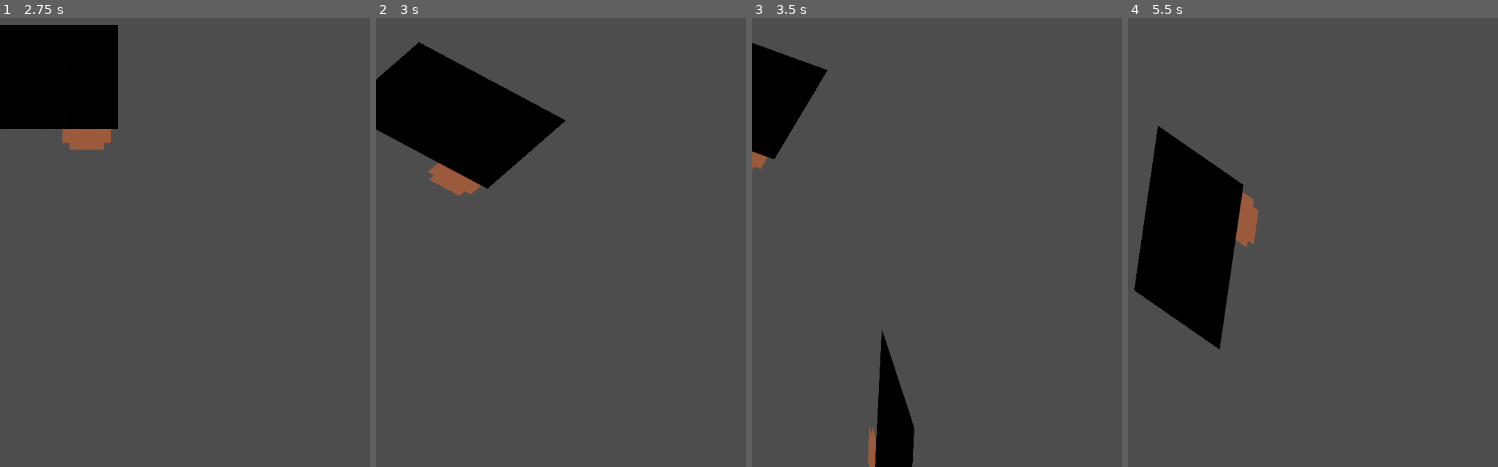
Above: before the commit, frames 1-4 (left to right).
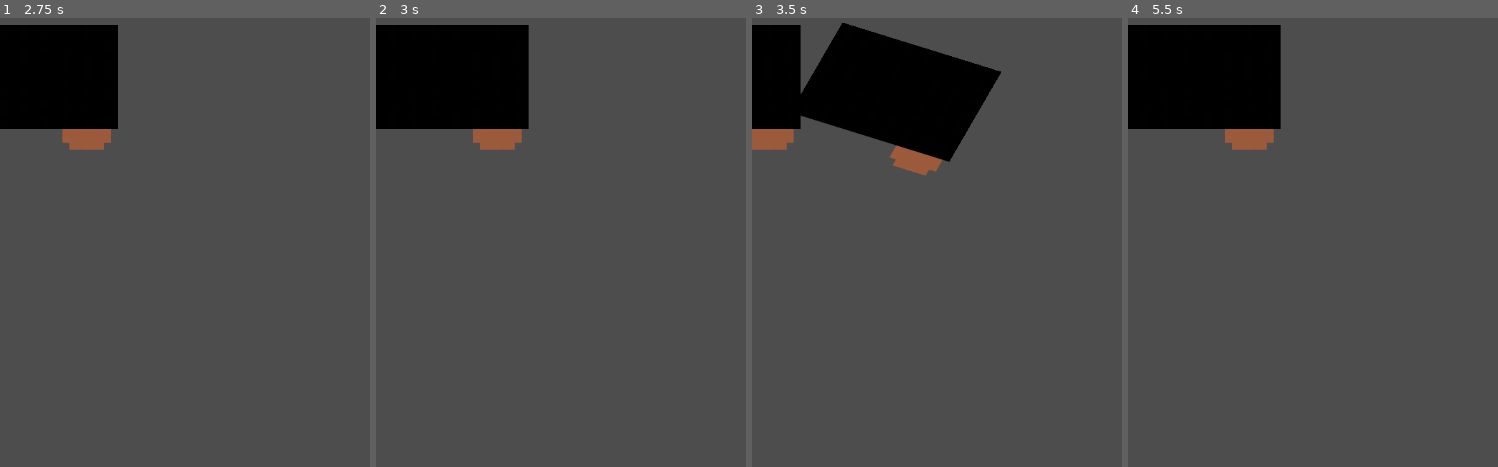
Above: after the commit, the same moments.

Repository: pancake-ninja-game/pancake-ninja
Game: Godot game, scene res://scenes/main.tscn
Two runs of this game, one before a commit and one after it. Both use one fixed random seed, a clock stepped at 60 frames per second and the inputs below.
Inputs (mouse positions are in pixels of both pictures, inside the frame that each line leads up to):
- Up to frame 1 (2.75 s): tap Enter at 0.5 s; move the mouse to (outside the picture) at 0.52 s; click (outside the picture) at 0.67 s; tap Space at 1.25 s; move the mouse to (240, 264) at 1.27 s; click (240, 264) at 1.42 s; move the mouse to (outside the picture) at 2.02 s; click (outside the picture) at 2.17 s
- Up to frame 2 (3 s): move the mouse to (409, 76) at 2.77 s; click (409, 76) at 2.92 s
- Up to frame 3 (3.5 s): no input
- Up to frame 4 (5.5 s): move the mouse to (outside the picture) at 3.52 s; click (outside the picture) at 3.67 s; move the mouse to (1287, 175) at 4.27 s; click (1287, 175) at 4.42 s; move the mouse to (1128, 76) at 5.02 s; click (1128, 76) at 5.17 s

Frame 1 is identical in both runs. In frame 2, 8.2% of the frame differs, in the area x 0-52%, y 1-40%; in frame 3, 14%; in frame 4, 20%, in the area x 0-42%, y 1-74%.

Commit message:
Inspect cuts (ok/ng)

Diff:
--- a/scripts/main.gd
+++ b/scripts/main.gd
@@ -27,11 +27,20 @@
 func spawn_sheet():
 	var s = sheet_scene.instantiate()
 	s.position = Vector2(-sheet_spacing, 100)
-	s.connect("sheet_fall_triggered", Callable(self, "_on_sheet_fall_triggered"))
+	s.connect("ok_cut_detected", Callable(self, "_on_ok_cut_detected"))
+	s.connect("ng_cut_detected", Callable(self, "_on_ng_cut_detected"))
 	add_child(s)
 	sheets.append(s)
 
-func _on_sheet_fall_triggered(triggered_sheet):
+func _on_ok_cut_detected(triggered_sheet):
+	print("ok cut")
+	drop_sheets(triggered_sheet)
+
+func _on_ng_cut_detected(triggered_sheet):
+	print("ng cut")
+	drop_sheets(triggered_sheet)
+
+func drop_sheets(triggered_sheet):
 	for s in sheets:
 		s.trigger_fall()
 
--- a/scripts/sheet.gd
+++ b/scripts/sheet.gd
@@ -1,6 +1,7 @@
 extends Node2D
 
-signal sheet_fall_triggered
+signal ok_cut_detected
+signal ng_cut_detected
 
 @export var move_speed: float = 200
 @export var gravity: float = 2000
@@ -9,14 +10,20 @@
 
 var sheet_width: float = 0
 
-var falling = false
+var is_falling = false
 var fall_speed = 0
 var rotation_direction: float = 0
 var skew_direction: float = 0
 
+var is_hovering = false
+var mouse_positions = []
+
+var cut_zone: float = 0.15
+
 # Called when the node enters the scene tree for the first time.
 func _ready():
 	connect("mouse_entered", Callable(self, "_on_mouse_entered"))
+	connect("mouse_exited", Callable(self, "_on_mouse_exited"))
 
 	# Randomize drift and rotation direction
 	rotation_direction = randf_range(-rotation_speed, rotation_speed)
@@ -30,16 +37,41 @@
 func _process(delta):
 	position.x += move_speed * delta
 
-	if falling:
+	if is_falling:
 		fall_speed += gravity * delta
 		position.y += fall_speed * delta
 
 		rotation += rotation_direction * delta
 		skew += skew_direction * delta
 
+	if is_hovering:
+		var pos_x = get_global_mouse_position().x - position.x
+		mouse_positions.append(pos_x)
+
 func trigger_fall():
-	falling = true
+	is_falling = true
 
 func _on_mouse_entered():
-	print("_on_mouse_entered!")
-	emit_signal("sheet_fall_triggered", self)
+	if is_falling:
+		return
+
+	is_hovering = true
+	mouse_positions.clear()
+
+func _on_mouse_exited():
+	if is_falling:
+		return
+
+	is_hovering = false
+	evaluate_cut()
+
+func evaluate_cut():
+	var left_boundary = -sheet_width * cut_zone
+	var right_boundary = sheet_width * cut_zone
+
+	for pos in mouse_positions:
+		if pos < left_boundary or pos > right_boundary:
+			emit_signal("ng_cut_detected", self)
+			return
+
+	emit_signal("ok_cut_detected", self)
